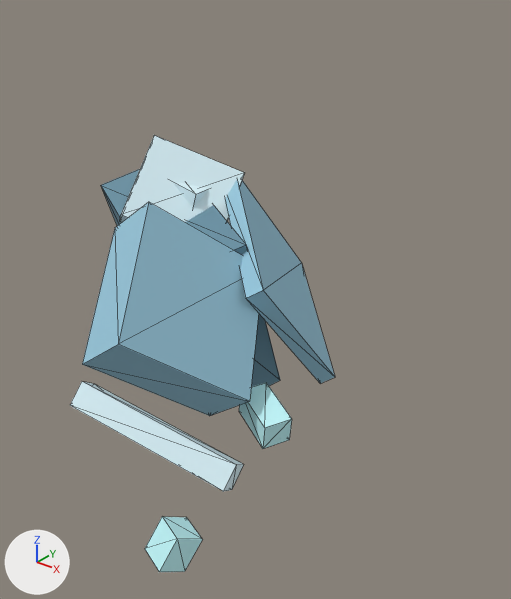
One commit to the glTF model MinecraftDungeonGodot/assets/minecraft_character_generator/turrets/frost.glb: the scene before it, then after it.
Both versions are drawn from a camera (50 mm lens) standing at (2.15, -1.86, 1.11) and looking at (0.24, 0.53, -0.37). Arrows for +X, +Y and +Z are at lower left; the lights stay in place. The picture after the commit comes second. Both versions are drawn at frame 29 of the action 'Destroy'; the numbers are the values there. Mesh edges are drawn as thin lines. Vertices at exactly the same position are counted once.

Script lines for the objects in view, before the commit:
```python
ob_barrel = bpy.data.objects.new('barrel', me_cube_004)
ob_barrel.parent = ob_recoiljoint
ob_barrel.location = (0.0, 0.12, -1.34)
ob_barrel.rotation_euler = (1.5, 0.8, -1.0)  # degrees (86, 46, -57)
ob_barrel.scale = (0.72, 0.72, 0.72)
ob_base = bpy.data.objects.new('base', me_cube)
ob_base.parent = ob_turretroot
ob_base.location = (-0.44, 0.54, -0.36)
ob_base.rotation_euler = (0.3, 0.0, 0.0)  # degrees (17, 0, 0)
ob_base.scale = (0.72, 0.72, 0.72)
ob_base_trim = bpy.data.objects.new('base_trim', me_cube_001)
ob_base_trim.parent = ob_turretroot
ob_base_trim.location = (0.0, 1.0, -0.12)
ob_base_trim.rotation_euler = (0.6, 0.2, -0.25)  # degrees (34, 11, -14)
ob_base_trim.scale = (0.72, 0.72, 0.72)
ob_head = bpy.data.objects.new('head', me_cube_002)
ob_head.parent = ob_yawjoint
ob_head.location = (0.44, 0.12, 0.12)
ob_head.rotation_euler = (0.9, 0.4, -0.5)  # degrees (52, 23, -29)
ob_head.scale = (0.72, 0.72, 0.72)
ob_head_cap = bpy.data.objects.new('head_cap', me_cube_003)
ob_head_cap.parent = ob_yawjoint
ob_head_cap.location = (-0.44, 0.46, 0.36)
ob_head_cap.rotation_euler = (1.2, 0.6, -0.75)  # degrees (69, 34, -43)
ob_head_cap.scale = (0.72, 0.72, 0.72)
ob_ice_l = bpy.data.objects.new('ice_l', me_cube_007)
ob_ice_l.parent = ob_yawjoint
ob_ice_l.location = (-0.5, 0.47, 0.36)
ob_ice_l.rotation_euler = (-0.742, 1.742, 1.392)  # degrees (-43, 100, 80)
ob_ice_l.scale = (0.72, 0.72, 0.72)
ob_ice_r = bpy.data.objects.new('ice_r', me_cube_008)
ob_ice_r.parent = ob_yawjoint
ob_ice_r.location = (0.94, 0.47, -0.36)
ob_ice_r.rotation_euler = (-0.442, 1.542, 1.142)  # degrees (-25, 88, 65)
ob_ice_r.scale = (0.72, 0.72, 0.72)
ob_muzzle = bpy.data.objects.new('muzzle', me_cube_005)
ob_muzzle.parent = ob_recoiljoint
ob_muzzle.location = (0.44, 0.12, -2.1)
ob_muzzle.rotation_euler = (1.8, 1.0, -1.25)  # degrees (103, 57, -72)
ob_muzzle.scale = (0.72, 0.72, 0.72)
```
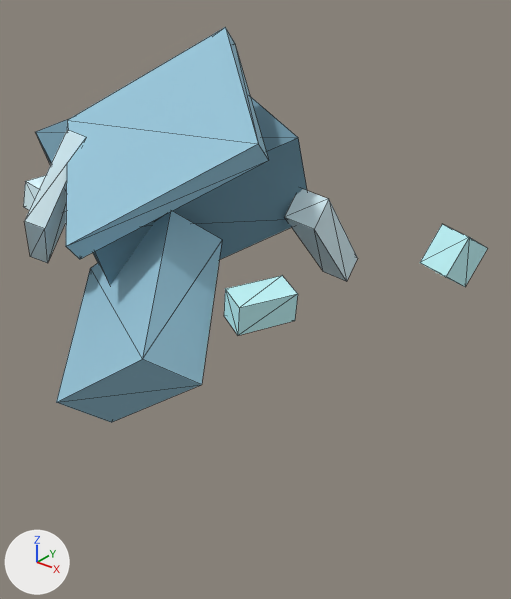
What differs and where, as boxes [x1, y1, x2, y2] in the pictures (511 x 599 px):
'base_trim', mesh rescaled, moved (84% wider, 14% taller): before [225, 180, 335, 383]; after [66, 27, 269, 259]
'head', mesh rescaled, moved (6% narrower): before [82, 202, 259, 416]; after [56, 211, 222, 422]
'base', mesh rescaled, moved (51% wider, 13% shorter): before [101, 169, 280, 387]; after [36, 96, 307, 285]
'barrel', mesh rescaled, moved (58% narrower, 15% shorter): before [70, 382, 244, 491]; after [285, 189, 358, 281]
'head_cap', mesh rescaled, moved: before [120, 135, 244, 222]; after [24, 130, 85, 263]
'ice_r', mesh rescaled, moved (39% wider, 10% shorter): before [239, 383, 292, 449]; after [224, 276, 298, 335]
'muzzle', moved: before [145, 517, 203, 572]; after [420, 224, 488, 287]
'ice_l', mesh rescaled, moved: before [172, 181, 209, 208]; after [23, 175, 66, 212]

Diff of the bpy script that builds the scene:
```diff
--- a/MinecraftDungeonGodot/assets/minecraft_character_generator/turrets/frost.glb.py
+++ b/MinecraftDungeonGodot/assets/minecraft_character_generator/turrets/frost.glb.py
@@ me_cube @@
 # used by ob_base; parent = ob_turretroot; location = (-0.44, 0.54, -0.36); rotation_euler = (0.3, 0.0, 0.0), in degrees (17, 0, 0); scale = (0.72, 0.72, 0.72)
-me_cube.from_pydata(...)  # 8 vertices, 12 faces; spans x -0.9..0.9, y -0.4..0.4, z -0.9..0.9
+me_cube.from_pydata(...)  # 8 vertices, 12 faces; spans x -0.9..0.9, y -0.9..0.9, z -0.4..0.4
+# me_cube part 1: the whole mesh is scaled about its middle by (1, 2.25, 0.444)
 me_cube.materials.append(mat_mat__23465b)
@@ me_cube_001 @@
 # used by ob_base_trim; parent = ob_turretroot; location = (0.0, 1.0, -0.12); rotation_euler = (0.6, 0.2, -0.25), in degrees (34, 11, -14); scale = (0.72, 0.72, 0.72)
-me_cube_001.from_pydata(...)  # 8 vertices, 12 faces; spans x -0.77..0.77, y -0.08..0.08, z -0.77..0.77
+me_cube_001.from_pydata(...)  # 8 vertices, 12 faces; spans x -0.77..0.77, y -0.77..0.77, z -0.08..0.08
+# me_cube_001 part 2: the whole mesh is scaled about its middle by (1, 9.69, 0.103)
 me_cube_001.materials.append(mat_mat__4e8eb1)
@@ me_cube_002 @@
 # used by ob_head; parent = ob_yawjoint; location = (0.44, 0.12, 0.12); rotation_euler = (0.9, 0.4, -0.5), in degrees (52, 23, -29); scale = (0.72, 0.72, 0.72)
-me_cube_002.from_pydata(...)  # 8 vertices, 12 faces; spans x -0.625..0.625, y -0.25..0.25, z -0.6..0.6
+me_cube_002.from_pydata(...)  # 8 vertices, 12 faces; spans x -0.625..0.625, y -0.6..0.6, z -0.25..0.25
+# me_cube_002 part 3: the whole mesh is scaled about its middle by (1, 2.4, 0.417)
 me_cube_002.materials.append(mat_mat__4e8eb1)
@@ me_cube_003 @@
 # used by ob_head_cap; parent = ob_yawjoint; location = (-0.44, 0.46, 0.36); rotation_euler = (1.2, 0.6, -0.75), in degrees (69, 34, -43); scale = (0.72, 0.72, 0.72)
-me_cube_003.from_pydata(...)  # 8 vertices, 12 faces; spans x -0.425..0.425, y -0.08..0.08, z -0.45..0.45
+me_cube_003.from_pydata(...)  # 8 vertices, 12 faces; spans x -0.425..0.425, y -0.45..0.45, z -0.08..0.08
+# me_cube_003 part 4: the whole mesh is scaled about its middle by (1, 5.62, 0.178)
 me_cube_003.materials.append(mat_mat__bdefff)
@@ me_cube_007 @@
 # used by ob_ice_l; parent = ob_yawjoint; location = (-0.5, 0.47, 0.36); rotation_euler = (-0.742, 1.742, 1.392), in degrees (-43, 100, 80); scale = (0.72, 0.72, 0.72)
-me_cube_007.from_pydata(...)  # 8 vertices, 12 faces; spans x -0.12..0.12, y -0.225..0.225, z -0.12..0.12
+me_cube_007.from_pydata(...)  # 8 vertices, 12 faces; spans x -0.12..0.12, y -0.12..0.12, z -0.225..0.225
+# me_cube_007 part 5: the whole mesh is scaled about its middle by (1, 0.533, 1.87)
 me_cube_007.materials.append(mat_mat__bdefff)
@@ me_cube_008 @@
 # used by ob_ice_r; parent = ob_yawjoint; location = (0.94, 0.47, -0.36); rotation_euler = (-0.442, 1.542, 1.142), in degrees (-25, 88, 65); scale = (0.72, 0.72, 0.72)
-me_cube_008.from_pydata(...)  # 8 vertices, 12 faces; spans x -0.12..0.12, y -0.225..0.225, z -0.12..0.12
+me_cube_008.from_pydata(...)  # 8 vertices, 12 faces; spans x -0.12..0.12, y -0.12..0.12, z -0.225..0.225
+# me_cube_008 part 6: the whole mesh is scaled about its middle by (1, 0.533, 1.87)
 me_cube_008.materials.append(mat_mat__8ff6ff)
@@ me_cube_004 @@
 # used by ob_barrel; parent = ob_recoiljoint; location = (0.0, 0.12, -1.34); rotation_euler = (1.5, 0.8, -1.0), in degrees (86, 46, -57); scale = (0.72, 0.72, 0.72)
-me_cube_004.from_pydata(...)  # 8 vertices, 12 faces; spans x -0.14..0.14, y -0.14..0.14, z -0.95..0.95
+me_cube_004.from_pydata(...)  # 8 vertices, 12 faces; spans x -0.14..0.14, y -0.95..0.95, z -0.14..0.14
+# me_cube_004 part 7: the whole mesh is scaled about its middle by (1, 6.79, 0.147)
 me_cube_004.materials.append(mat_mat__bdefff)
@@ ob_base @@
 ob_base.parent = ob_turretroot
-ob_base.location = (-0.44, 0.54, -0.36)
+ob_base.location = (-0.44, 0.36, 0.54)
 ob_base.rotation_euler = (0.3, 0.0, 0.0)  # degrees (17, 0, 0)
@@ ob_base_trim @@
 ob_base_trim.parent = ob_turretroot
-ob_base_trim.location = (0.0, 1.0, -0.12)
+ob_base_trim.location = (0.0, 0.12, 1.0)
 ob_base_trim.rotation_euler = (0.6, 0.2, -0.25)  # degrees (34, 11, -14)
@@ ob_head @@
 ob_head.parent = ob_yawjoint
-ob_head.location = (0.44, 0.12, 0.12)
+ob_head.location = (0.44, -0.12, 0.12)
 ob_head.rotation_euler = (0.9, 0.4, -0.5)  # degrees (52, 23, -29)
@@ ob_head_cap @@
 ob_head_cap.parent = ob_yawjoint
-ob_head_cap.location = (-0.44, 0.46, 0.36)
+ob_head_cap.location = (-0.44, -0.36, 0.46)
 ob_head_cap.rotation_euler = (1.2, 0.6, -0.75)  # degrees (69, 34, -43)
@@ ob_ice_l @@
 ob_ice_l.parent = ob_yawjoint
-ob_ice_l.location = (-0.5, 0.47, 0.36)
+ob_ice_l.location = (-0.5, -0.36, 0.47)
 ob_ice_l.rotation_euler = (-0.742, 1.742, 1.392)  # degrees (-43, 100, 80)
@@ ob_ice_r @@
 ob_ice_r.parent = ob_yawjoint
-ob_ice_r.location = (0.94, 0.47, -0.36)
+ob_ice_r.location = (0.94, 0.36, 0.47)
 ob_ice_r.rotation_euler = (-0.442, 1.542, 1.142)  # degrees (-25, 88, 65)
@@ ob_barrel @@
 ob_barrel.parent = ob_recoiljoint
-ob_barrel.location = (0.0, 0.12, -1.34)
+ob_barrel.location = (0.0, 1.34, 0.12)
 ob_barrel.rotation_euler = (1.5, 0.8, -1.0)  # degrees (86, 46, -57)
@@ ob_muzzle @@
 ob_muzzle.parent = ob_recoiljoint
-ob_muzzle.location = (0.44, 0.12, -2.1)
+ob_muzzle.location = (0.44, 2.1, 0.12)
 ob_muzzle.rotation_euler = (1.8, 1.0, -1.25)  # degrees (103, 57, -72)
```
